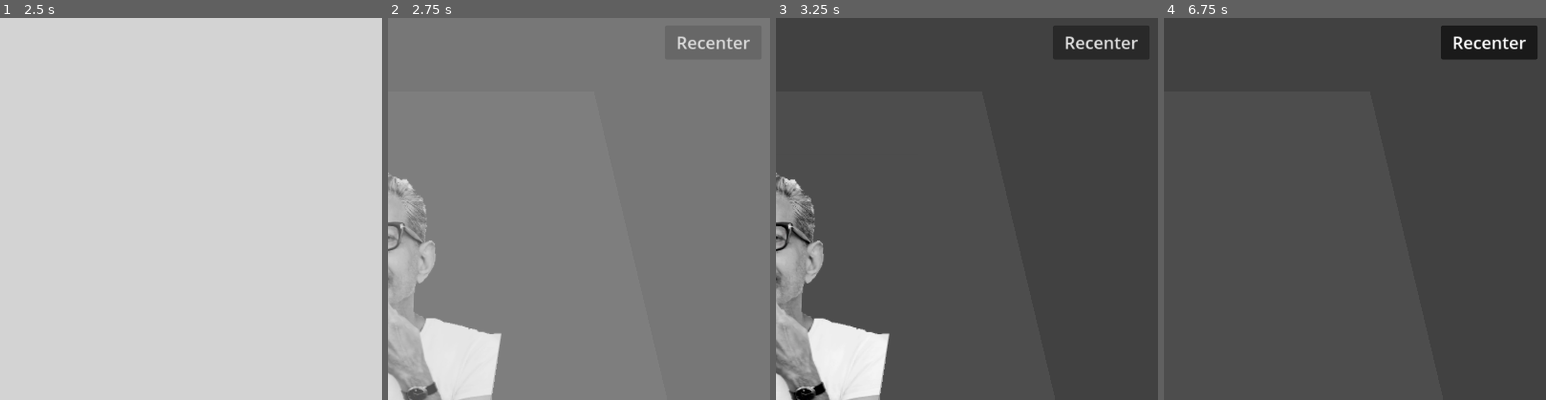
Above: before the commit, frames 1-4 (left to right).
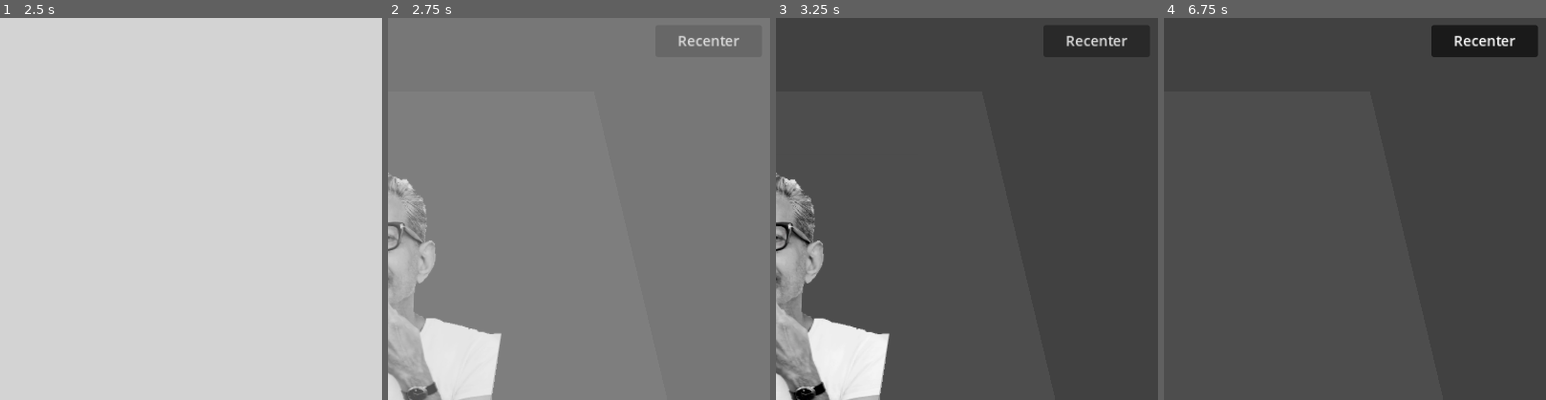
Above: after the commit, the same moments.

Repository: orangeoceans/infinite-square-well
Game: Godot game, scene res://assets/scenes/square_3D.tscn
Same seed, same stepped clock (60 frames per second), same inputs: the game is played once before the commit and once after it.
Inputs:
- Up to frame 1 (2.5 s): click "Recenter" at 0.5 s; click "Start" at 1.25 s; click "Start" at 2 s
- Up to frame 2 (2.75 s): no input
- Up to frame 3 (3.25 s): hold D from 2.78 s (still down); hold Space (advance_dialogue) from 2.78 s (still down)
- Up to frame 4 (6.75 s): release D at 3.53 s; release Space (advance_dialogue) at 3.53 s; hold S 3.53-4.28 s; tap Q at 3.6 s; hold D 4.28-5.03 s; hold E 4.28-5.03 s; hold W 5.03-5.78 s; tap R at 5.1 s; hold F 5.78-6.53 s; hold A from 5.78 s (still down); tap Space (advance_dialogue) at 6.6 s
The pictures show only the part of the screen within x 50-100%, y 0-50%; the shares and areas given below are measured in that part.

Frame 1 is identical in both runs. In frame 2, 0.3% of the frame differs, in the area x 75-95%, y 4-9%; in frame 3, 0.4%; in frame 4, 0.7%, in the area x 70-98%, y 2-11%.

Commit message:
Bug fixes

Diff:
--- a/assets/scenes/square_3D.tscn
+++ b/assets/scenes/square_3D.tscn
@@ -81,6 +81,7 @@
 grow_vertical = 2
 focus_mode = 0
 mouse_default_cursor_shape = 2
+theme_override_font_sizes/font_size = 0
 disabled = true
 action_mode = 0
 shortcut = SubResource("Shortcut_qbce5")
@@ -294,22 +295,20 @@
 text = "[code]00000[/code]"
 script = ExtResource("6_4177h")
 
-[node name="RecenterButton" type="Button" parent="HUD/DialRectZ"]
-layout_mode = 1
+[node name="RecenterButton" type="Button" parent="HUD"]
 anchors_preset = 8
 anchor_left = 0.5
 anchor_top = 0.5
 anchor_right = 0.5
 anchor_bottom = 0.5
-offset_left = 26.0
-offset_top = -917.0
-offset_right = 162.0
-offset_bottom = -869.0
+offset_left = 301.0
+offset_top = -422.0
+offset_right = 421.0
+offset_bottom = -386.0
 grow_horizontal = 2
 grow_vertical = 2
 focus_mode = 0
 mouse_default_cursor_shape = 2
-theme_override_font_sizes/font_size = 24
 action_mode = 0
 shortcut = SubResource("Shortcut_qbce5")
 text = "Recenter"
@@ -369,7 +368,7 @@
 
 [connection signal="pressed" from="DialogueSystem/InteractButton" to="." method="_on_interact_button_pressed"]
 [connection signal="pressed" from="DialogueSystem/InteractButton" to="DialogueSystem" method="_on_button_pressed"]
-[connection signal="pressed" from="HUD/DialRectZ/RecenterButton" to="." method="_on_recenter_button_pressed"]
+[connection signal="pressed" from="HUD/RecenterButton" to="." method="_on_recenter_button_pressed"]
 [connection signal="pressed" from="HUD/IntroScreen/StartButton" to="HUD/IntroScreen" method="_on_start_button_pressed"]
 [connection signal="toggled" from="HUD/ThemeToggle" to="." method="_on_theme_toggle_toggled"]
 [connection signal="toggled" from="HUD/ThemeToggle" to="HUD/DialRectW/ValueLabel" method="_on_theme_toggle_toggled"]
